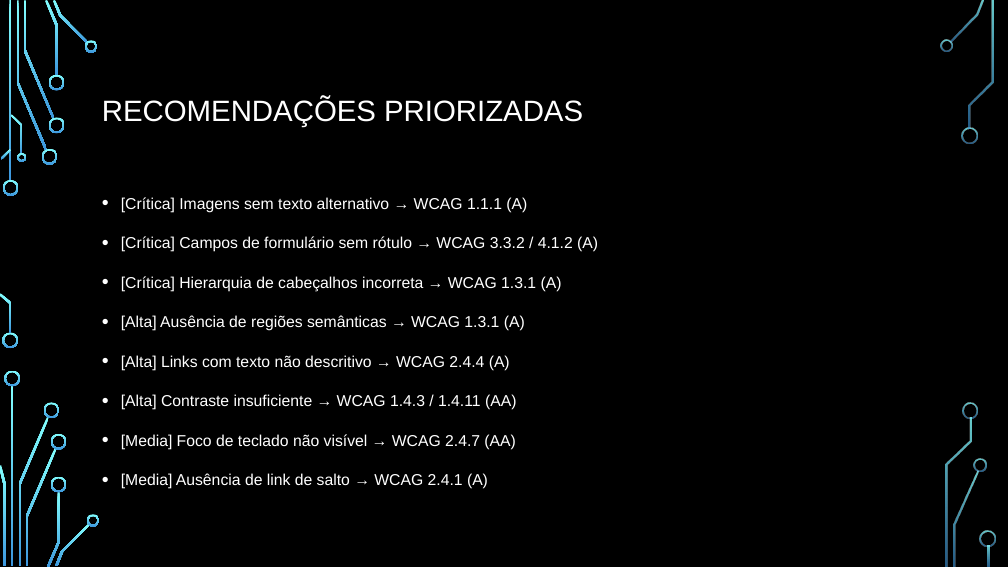
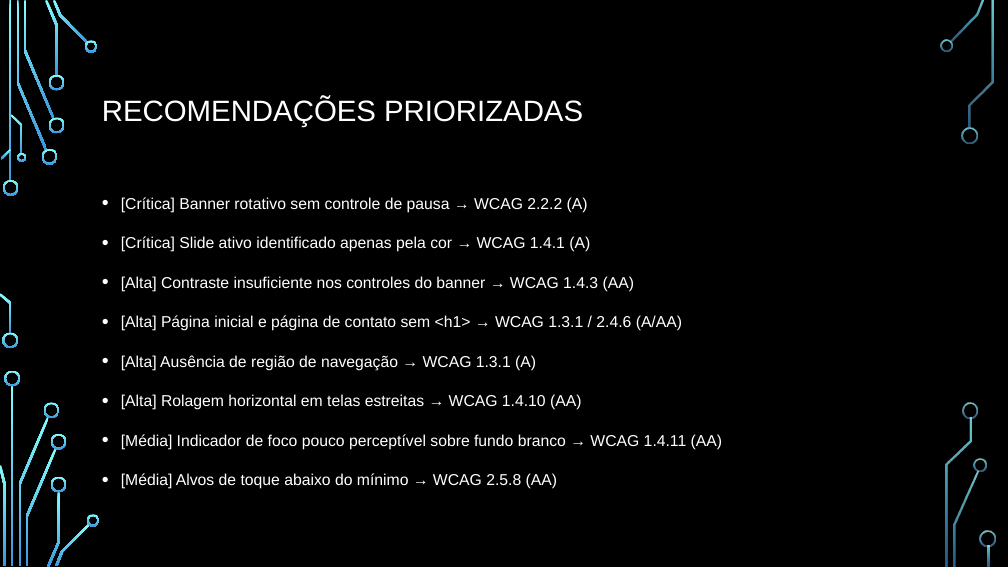
Before and after one commit to guilhermedopp/atividades, a slide deck: slide 18 of apresentacao/APRESENTACAO_AVALIACAO_ACESSIBILIDADE.pptx (slide 12 before the commit). Drawn at 1008x567 pixels with LibreOffice and Linux fonts; fonts in the diff are those of the drawing; background and template pictures are left out. Boxes give left, top, right and bottom in pixels: in the first picture for what was removed or moved away, otherwise in the second. Text is boxed around its words. In the diff, an @@ line names an element or a change of style, - is before the commit and + after.

```diff
--- a/apresentacao/APRESENTACAO_AVALIACAO_ACESSIBILIDADE.pptx
+++ b/apresentacao/APRESENTACAO_AVALIACAO_ACESSIBILIDADE.pptx
@@ text at (121,197,722,489): text changed @@
-• [Crítica] Imagens sem texto alternativo → WCAG 1.1.1 (A)
-• [Crítica] Campos de formulário sem rótulo → WCAG 3.3.2 / 4.1.2 (A)
-• [Crítica] Hierarquia de cabeçalhos incorreta → WCAG 1.3.1 (A)
-• [Alta] Ausência de regiões semânticas → WCAG 1.3.1 (A)
-• [Alta] Links com texto não descritivo → WCAG 2.4.4 (A)
-• [Alta] Contraste insuficiente → WCAG 1.4.3 / 1.4.11 (AA)
-• [Media] Foco de teclado não visível → WCAG 2.4.7 (AA)
-• [Media] Ausência de link de salto → WCAG 2.4.1 (A)
+• [Crítica] Banner rotativo sem controle de pausa → WCAG 2.2.2 (A)
+• [Crítica] Slide ativo identificado apenas pela cor → WCAG 1.4.1 (A)
+• [Alta] Contraste insuficiente nos controles do banner → WCAG 1.4.3 (AA)
+• [Alta] Página inicial e página de contato sem <h1> → WCAG 1.3.1 / 2.4.6 (A/AA)
+• [Alta] Ausência de região de navegação → WCAG 1.3.1 (A)
+• [Alta] Rolagem horizontal em telas estreitas → WCAG 1.4.10 (AA)
+• [Média] Indicador de foco pouco perceptível sobre fundo branco → WCAG 1.4.11 (AA)
+• [Média] Alvos de toque abaixo do mínimo → WCAG 2.5.8 (AA)
```
Also in this commit, not shown: 5 other slides changed, 7 slides added, 1 slide removed, 21 other files.
